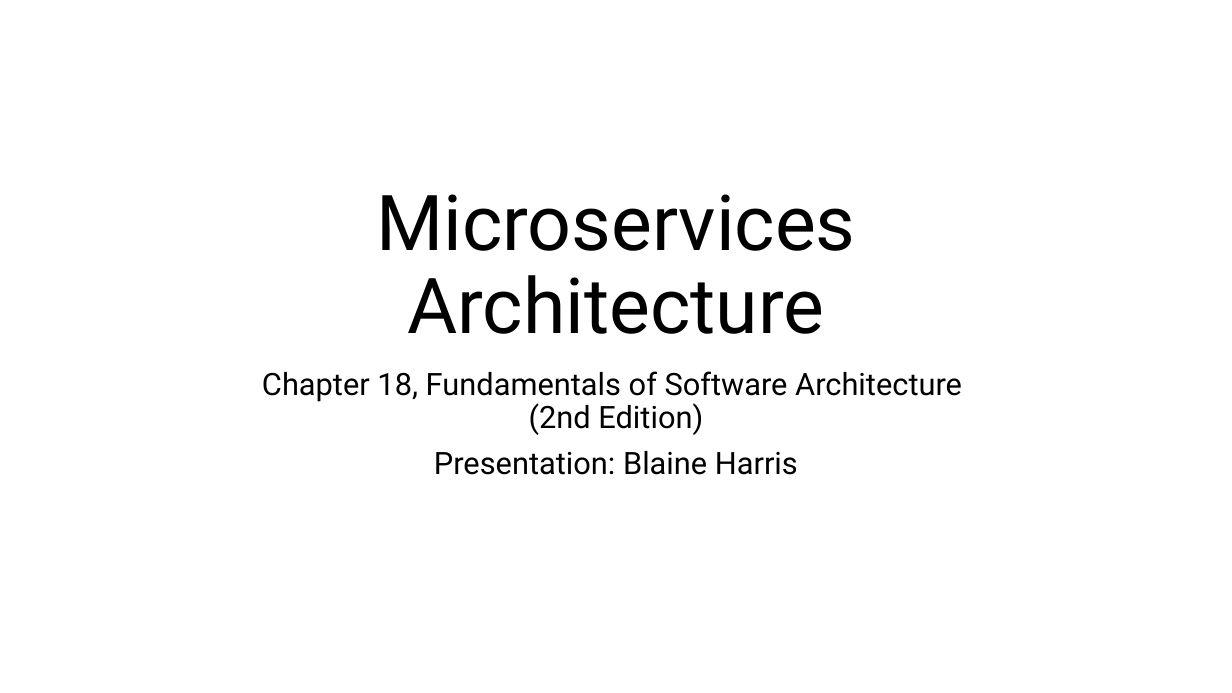
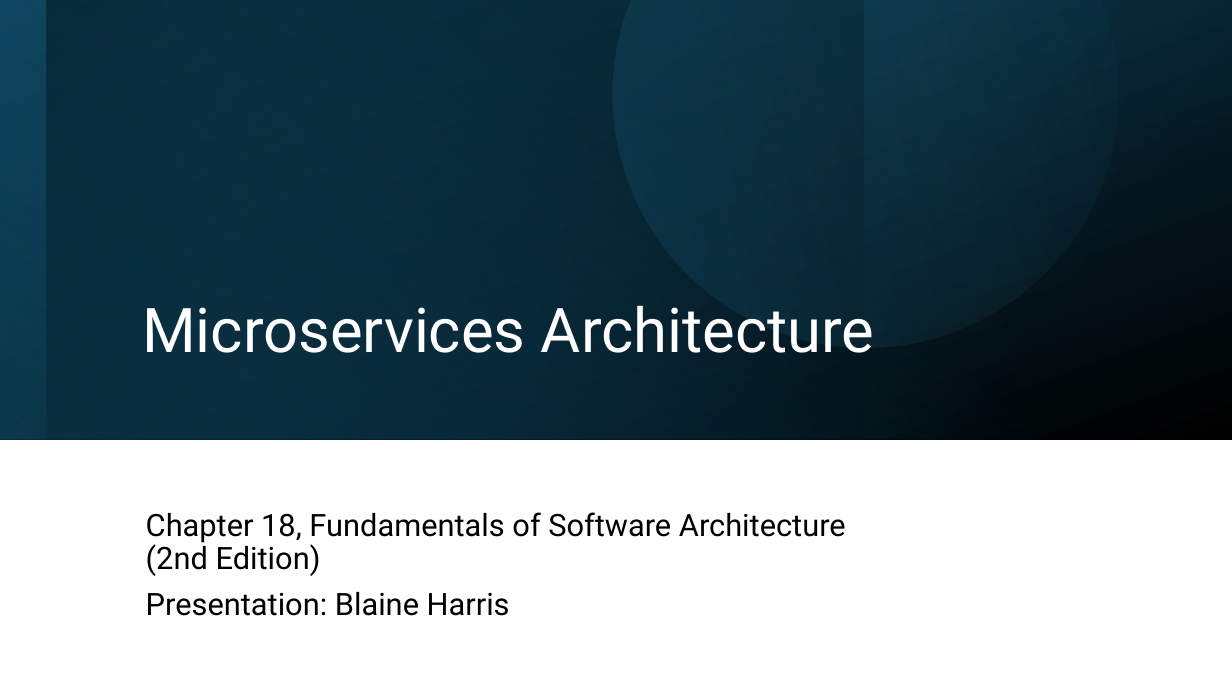
Before and after one commit to bwharris1125/CS7319_Homework3, a slide deck: slide 1 of presentations/Chapter_18-Microservices_Arch.pptx. Drawn at 1232x693 pixels with LibreOffice and Linux fonts; fonts in the diff are those of the drawing. Boxes give left, top, right and bottom in pixels: in the first picture for what was removed or moved away, otherwise in the second. Text is boxed around its words. In the diff, an @@ line names an element or a change of style, - is before the commit and + after.

Commit message:
presentation ch18 complete

```diff
--- a/presentations/Chapter_18-Microservices_Arch.pptx
+++ b/presentations/Chapter_18-Microservices_Arch.pptx
@@ rectangle added at [0, 0, 1232, 440], fill gradient #104862 to #000000 @@
@@ rectangle added at [0, 0, 1232, 439], fill gradient #156082 to #104862 @@
@@ rectangle added at [0, 0, 863, 440], fill gradient #0B3041 to #000000 @@
@@ rectangle added at [45, 0, 1232, 440], fill gradient #156082 to #000000 @@
@@ freeform shape added at [524, 0, 1182, 437], fill gradient #156082 to #46B1E1 @@
@@ title "Microservices Architecture": place and size @@
-title "Microservices Architecture" at [376, 194, 856, 334]
+title "Microservices Architecture" at [142, 305, 875, 353]
@@ title "Microservices Architecture" at [142, 305, 875, 353]: size 60 to 48 pt, text colour #000000 to #FFFFFF; alignment centre to left @@
@@ subtitle "Chapter 18, Fundamentals of Software ...": place and size @@
-subtitle "Chapter 18, Fundamentals of Software ..." at [262, 371, 962, 475]
+subtitle "Chapter 18, Fundamentals of Software ..." at [146, 512, 846, 616]
@@ subtitle "Chapter 18, Fundamentals of Software ..." at [146, 512, 846, 616]: alignment centre to left; vertical alignment top to middle @@
```
Also in this commit, not shown: 3 other slides changed, 9 slides added, 10 slides removed, 1 other file.
